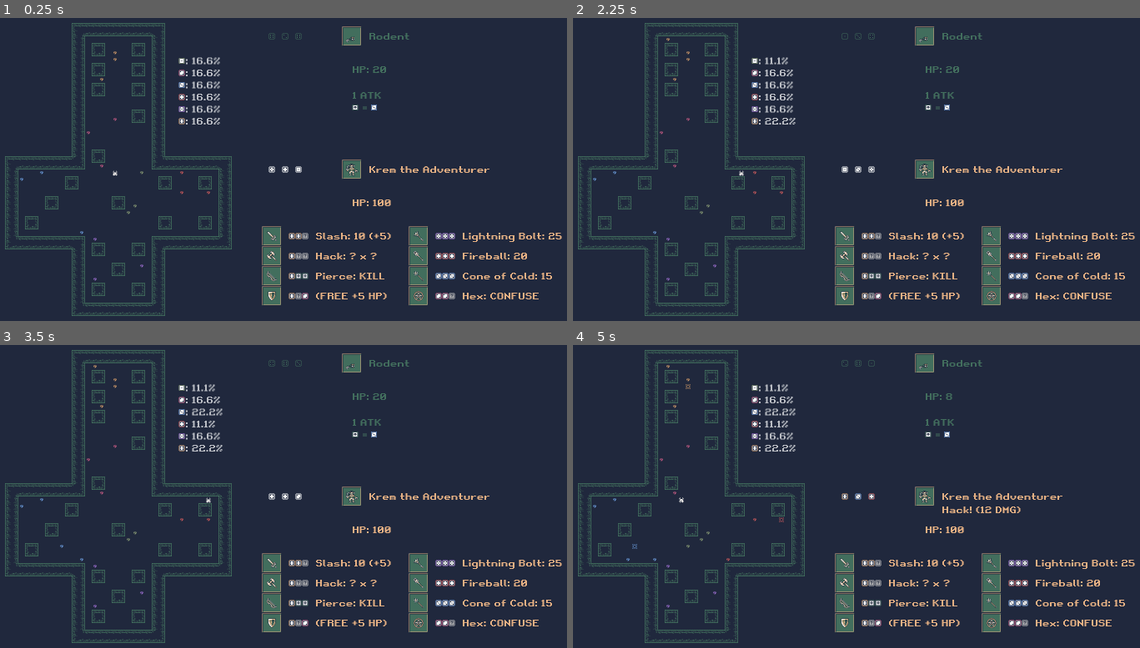
Above: before the commit, frames 1-4 (two rows, left to right).
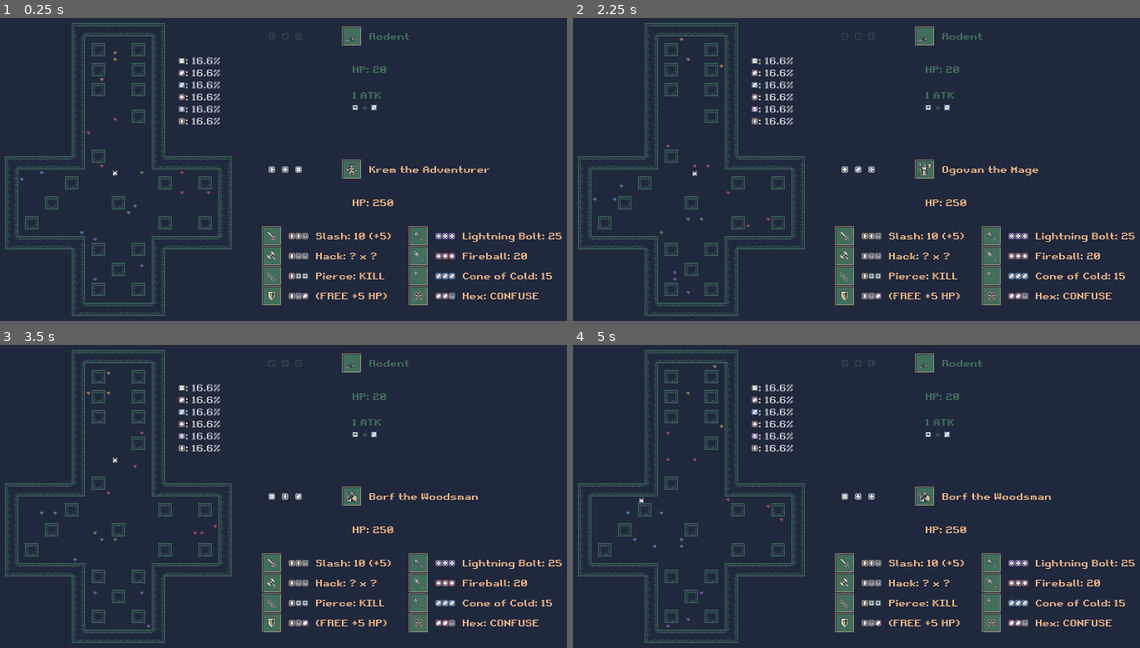
Above: after the commit, the same moments.

Repository: SLiV9/Die-Fiend
Game: Godot game, scene res://assets/level.tscn
Two runs of this game, one before a commit and one after it. Both use one fixed random seed, a clock stepped at 60 frames per second and the inputs below.
Inputs:
- Up to frame 1 (0.25 s): no input
- Up to frame 2 (2.25 s): tap Enter at 0.5 s; hold D (move_right) 0.53-1.28 s; hold Space (drop_item) 0.53-1.28 s; hold S (move_down) 1.28-2.03 s; tap Space (drop_item) at 1.35 s; tap R (restart_game, bound only after the commit) at 2 s; hold D (move_right) from 2.03 s (still down); hold Space (drop_item) from 2.03 s (still down)
- Up to frame 3 (3.5 s): tap R (restart_game, bound only after the commit) at 2.75 s; release D (move_right) at 2.78 s; release Space (drop_item) at 2.78 s; hold W (move_up) from 2.78 s (still down); tap Space (drop_item) at 2.85 s
- Up to frame 4 (5 s): tap R (restart_game, bound only after the commit) at 3.5, 4.15 s; release W (move_up) at 3.53 s; hold Space (drop_item) 3.53-4.28 s; hold A (move_left) from 3.53 s (still down); tap Space (drop_item) at 4.35 s

The runs differ from the first frame. In frame 1, less than 0.1% of the frame differs, in the area x 19-70%, y 50-63%; in frame 2, 0.7%; in frame 3, 0.8%; in frame 4, 1.1%, in the area x 3-87%, y 5-94%.

Commit message:
Added a restart button and made some balance changes.

Diff:
--- a/assets/hero.gd
+++ b/assets/hero.gd
@@ -9,7 +9,7 @@
 const CURSES = ["Oops!", "Drat!", "Curses!", "Nope.", "Argh!", "Yikes.",
 	"Welp."]
 
-var hitpoints = 100
+var hitpoints = 250
 var hex_number = 2
 
 signal attack_hit(a, b)
--- a/assets/level.gd
+++ b/assets/level.gd
@@ -16,6 +16,8 @@
 
 func _process(_delta):
 	update_probabilities()
+	if Input.is_action_just_released("restart_game"):
+		var _ok = get_tree().change_scene("res://assets/level.tscn")
 
 
 func spawn_shard_in_room(i):
--- a/assets/level.tscn
+++ b/assets/level.tscn
@@ -510,7 +510,6 @@
 [node name="AnimatedSprite" type="AnimatedSprite" parent="Gremlin"]
 frames = SubResource( 2 )
 animation = "idle"
-frame = 1
 playing = true
 offset = Vector2( 0, -1 )
 
@@ -795,6 +794,7 @@
 position = Vector2( -800, -320 )
 script = ExtResource( 11 )
 initial_roll_duration = 0.0
+roll_duration = 3.0
 
 [node name="Die1" parent="Hero/Roller" instance=ExtResource( 9 )]
 position = Vector2( 608, 320 )
--- a/assets/monster.gd
+++ b/assets/monster.gd
@@ -5,15 +5,15 @@
 const NAMES = ["Rodent", "Spiders", "Slimes", "Big Beetle", "Zombie", "Slime Head", "Bat",
 	"Giant Centipede", "Wyvern", "Giant Spider", "Goblin", "Snake", "Skeleton", "Giant Bat",
 	"Orc", "Giant Scorpion", "Ogre", "Horror", "Cyclops", "Beholder", "Golem", "Demon"]
-const HITPOINTS = [20, 30, 30, 40, 60, 40, 20,
-	30, 30, 30, 50, 40, 60, 40,
-	60, 40, 80, 70, 80, 60, 100, 90]
+const HITPOINTS = [20, 22, 24, 30, 50, 26, 5,
+	20, 25, 28, 35, 30, 55, 5,
+	49, 38, 65, 13, 70, 66, 100, 90]
 const ATTACK_DAMAGE = [1, 1, 2, 3, 4, 3, 2,
-	2, 10, 3, 6, 5, 6, 5,
+	2, 7, 3, 6, 5, 4, 5,
 	6, 10, 8, 13, 18, 6, 32, 20]
 const ATTACK_DELAYS = [3, 1, 3, 3, 5, 3, 3,
 	1, 3, 1, 3, 3, 3, 3,
-	3, 3, 5, 5, 5, 3, 10, 3]
+	4, 4, 6, 6, 6, 4, 10, 4]
 const WEAKSPOTS = [3, 3, -1, 5, 2, -1, 3,
 	3, 4, 3, 5, 4, 2, 3,
 	5, -1, 3, -1, 1, -1, -1, -1]
--- a/project.godot
+++ b/project.godot
@@ -101,6 +101,11 @@
 "events": [ Object(InputEventKey,"resource_local_to_scene":false,"resource_name":"","device":0,"alt":false,"shift":false,"control":false,"meta":false,"command":false,"pressed":false,"scancode":78,"physical_scancode":0,"unicode":0,"echo":false,"script":null)
  ]
 }
+restart_game={
+"deadzone": 0.5,
+"events": [ Object(InputEventKey,"resource_local_to_scene":false,"resource_name":"","device":0,"alt":false,"shift":false,"control":false,"meta":false,"command":false,"pressed":false,"scancode":82,"physical_scancode":0,"unicode":0,"echo":false,"script":null)
+ ]
+}
 
 [physics]
 
